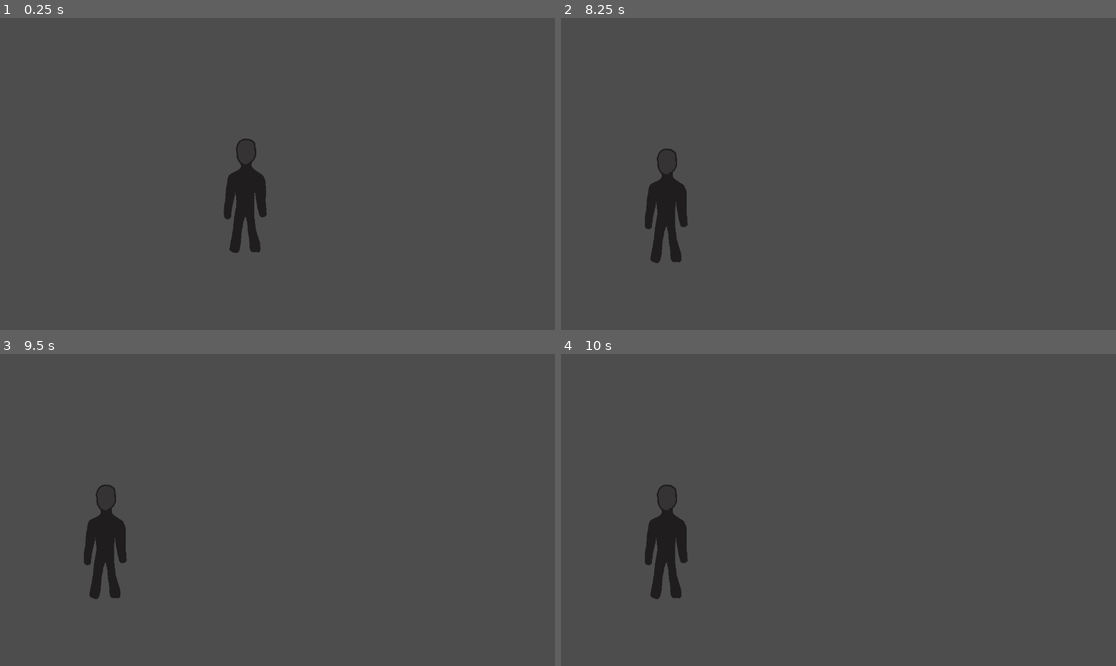
Above: before the commit, frames 1-4 (two rows, left to right).
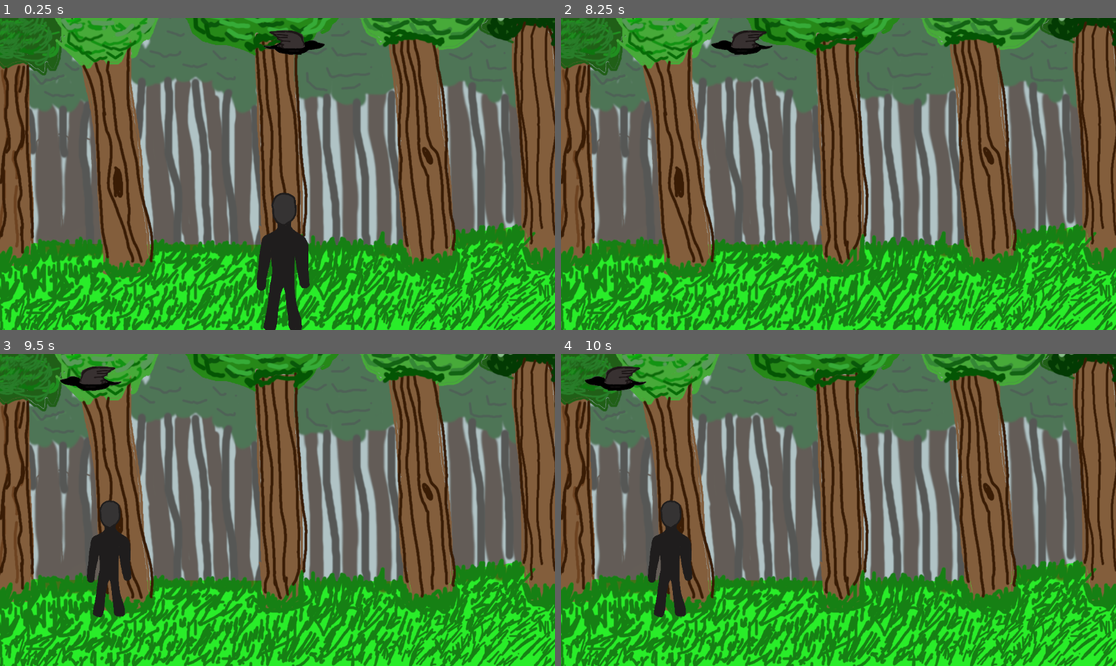
Above: after the commit, the same moments.

Repository: rolandbeni/Szakdolgozat
Game: Godot game, scene res://bg/field.tscn
The game is run twice, just before and just after one commit, with the same random seed, the same clock (stepped at 60 frames per second) and the same inputs. Before the commit the project starts from res://field.tscn.
Inputs (mouse positions are in pixels of both pictures, inside the frame that each line leads up to):
- Up to frame 1 (0.25 s): no input
- Up to frame 2 (8.25 s): move the mouse to (960, 158) at 0.52 s; press the mouse at (960, 158) at 0.53 s; move the mouse to (727, 189) at 1.27 s; release the mouse at (727, 189) at 1.28 s; click (727, 189) at 1.35 s; move the mouse to (894, 105) at 2.02 s; press the mouse at (894, 105) at 2.03 s; move the mouse to (810, 236) at 2.77 s; release the mouse at (810, 236) at 2.78 s; click (810, 236) at 2.85 s; move the mouse to (1005, 220) at 3.52 s; press the mouse at (1005, 220) at 3.53 s; move the mouse to (672, 127) at 4.27 s; release the mouse at (672, 127) at 4.28 s; click (672, 127) at 4.35 s; move the mouse to (866, 174) at 5.02 s; press the mouse at (866, 174) at 5.03 s; move the mouse to (755, 96) at 5.77 s; release the mouse at (755, 96) at 5.78 s; click (755, 96) at 5.85 s; move the mouse to (960, 158) at 6.52 s; press the mouse at (960, 158) at 6.53 s; move the mouse to (727, 189) at 7.27 s; release the mouse at (727, 189) at 7.28 s; click (727, 189) at 7.35 s; move the mouse to (894, 105) at 8.02 s; press the mouse at (894, 105) at 8.03 s
- Up to frame 3 (9.5 s): move the mouse to (249, 572) at 8.77 s; release the mouse at (249, 572) at 8.78 s; click (249, 572) at 8.85 s
- Up to frame 4 (10 s): move the mouse to (1005, 556) at 9.52 s; press the mouse at (1005, 556) at 9.53 s

The runs differ from the first frame. In frame 1, 80% of the frame differs, in the area x 0-100%, y 0-100%; in frame 2, 80%; in frame 3, 79%; in frame 4, 79%.

Commit message:
Finishing the movement of the enemy, and the raven. Now they are disappearing when we click on them, and the are capable to respawn

Diff:
--- /dev/null
+++ b/bg/field.tscn
@@ -0,0 +1,49 @@
+[gd_scene load_steps=8 format=3 uid="uid://fqoqjdeja4bx"]
+
+[ext_resource type="PackedScene" uid="uid://d3iw73ecjmg5f" path="res://enemy/enemy.tscn" id="1_6mh68"]
+[ext_resource type="PackedScene" uid="uid://dp0jgbpcx718k" path="res://raven/raven.tscn" id="2_o8us7"]
+[ext_resource type="Texture2D" uid="uid://dblnapn30e6qh" path="res://bg/háttérgodot.png" id="3_gueja"]
+
+[sub_resource type="RectangleShape2D" id="RectangleShape2D_kk5dd"]
+size = Vector2(1178, 20)
+
+[sub_resource type="RectangleShape2D" id="RectangleShape2D_hw0rv"]
+size = Vector2(1171.5, 19)
+
+[sub_resource type="RectangleShape2D" id="RectangleShape2D_0w1np"]
+size = Vector2(26, 624)
+
+[sub_resource type="RectangleShape2D" id="RectangleShape2D_gqm24"]
+size = Vector2(26, 624)
+
+[node name="field" type="Node2D"]
+
+[node name="TextureRect" type="TextureRect" parent="."]
+offset_left = -17.0
+offset_top = -10.0
+offset_right = 1180.0
+offset_bottom = 652.0
+texture = ExtResource("3_gueja")
+expand_mode = 2
+
+[node name="walls" type="StaticBody2D" parent="."]
+
+[node name="top" type="CollisionShape2D" parent="walls"]
+position = Vector2(579, 0)
+shape = SubResource("RectangleShape2D_kk5dd")
+
+[node name="bot" type="CollisionShape2D" parent="walls"]
+position = Vector2(578.25, 643.5)
+shape = SubResource("RectangleShape2D_hw0rv")
+
+[node name="left" type="CollisionShape2D" parent="walls"]
+position = Vector2(-3, 320)
+shape = SubResource("RectangleShape2D_0w1np")
+
+[node name="right" type="CollisionShape2D" parent="walls"]
+position = Vector2(1163, 320)
+shape = SubResource("RectangleShape2D_gqm24")
+
+[node name="enemy" parent="." instance=ExtResource("1_6mh68")]
+
+[node name="raven" parent="." instance=ExtResource("2_o8us7")]
--- /dev/null
+++ b/enemy/enemy.tscn
@@ -0,0 +1,23 @@
+[gd_scene load_steps=4 format=3 uid="uid://d3iw73ecjmg5f"]
+
+[ext_resource type="Script" path="res://enemy/enemys.gd" id="1_28vvb"]
+[ext_resource type="Texture2D" uid="uid://c2nu0c11mx3i6" path="res://enemy/enemy.png" id="2_pgg8e"]
+
+[sub_resource type="RectangleShape2D" id="RectangleShape2D_dbyc3"]
+size = Vector2(101, 250.5)
+
+[node name="enemy" type="CharacterBody2D"]
+script = ExtResource("1_28vvb")
+
+[node name="Sprite2D" type="Sprite2D" parent="."]
+position = Vector2(593, 405)
+scale = Vector2(0.25, 0.254)
+texture = ExtResource("2_pgg8e")
+
+[node name="CollisionShape2D" type="CollisionShape2D" parent="."]
+position = Vector2(596.5, 402.75)
+shape = SubResource("RectangleShape2D_dbyc3")
+
+[connection signal="input_event" from="." to="." method="_on_input_event"]
+[connection signal="mouse_entered" from="." to="." method="_on_mouse_entered"]
+[connection signal="mouse_shape_entered" from="." to="." method="_on_mouse_shape_entered"]
--- /dev/null
+++ b/enemy/enemys.gd
@@ -0,0 +1,52 @@
+extends CharacterBody2D
+
+@onready var enemy = $Sprite2D
+var timer = 0
+var appear_time = 3
+var invisible_duration = 1.5
+var is_visible = true
+
+
+func _ready():
+
+	input_pickable=true
+	enemy.position= Vector2(randf_range(150, get_viewport_rect().size.x-150),
+	randf_range(400,600))
+	enemy.scale=Vector2(0.002+enemy.position.y*0.0006, 0.002+enemy.position.y*0.0006)
+	timer = appear_time
+	pass
+
+func _process(delta):
+
+
+	if is_visible:
+		timer -= delta
+		if timer <= 0:
+			hide_enemy()
+
+	else:
+		timer-=delta
+		if timer<=0:
+			respawn_enemy()
+
+
+func respawn_enemy():
+	enemy.position= Vector2(randf_range(150, get_viewport_rect().size.x-150), randf_range(400, 600))
+	enemy.scale=Vector2(0.002+enemy.position.y*0.0006, 0.002+enemy.position.y*0.0006)
+	timer = appear_time
+	is_visible=true
+	show()
+
+
+
+func _input(event):
+	if event.is_action_pressed("shoot"):
+		var mouse_position = get_global_mouse_position()
+		var enemy_rect = enemy.get_rect()
+		if enemy_rect.has_point(enemy.to_local(mouse_position)):
+			hide_enemy()
+
+func hide_enemy():
+	is_visible = false
+	timer=invisible_duration
+	hide()
--- /dev/null
+++ b/gun.gd
@@ -0,0 +1,11 @@
+extends Node
+
+
+# Called when the node enters the scene tree for the first time.
+func _ready():
+	pass # Replace with function body.
+
+
+# Called every frame. 'delta' is the elapsed time since the previous frame.
+func _process(delta):
+	pass
--- /dev/null
+++ b/gun_ammo.tscn
@@ -0,0 +1,6 @@
+[gd_scene load_steps=2 format=3 uid="uid://c70rlu5x64uyp"]
+
+[ext_resource type="Script" path="res://gun.gd" id="1_wtxjo"]
+
+[node name="Node" type="Node"]
+script = ExtResource("1_wtxjo")
--- a/project.godot
+++ b/project.godot
@@ -11,6 +11,18 @@
 [application]
 
 config/name="Shooting_game"
-run/main_scene="res://field.tscn"
+run/main_scene="res://bg/field.tscn"
 config/features=PackedStringArray("4.2", "Forward Plus")
 config/icon="res://icon.svg"
+
+[autoload]
+
+Gun="*res://gun.gd"
+
+[input]
+
+shoot={
+"deadzone": 0.5,
+"events": [Object(InputEventMouseButton,"resource_local_to_scene":false,"resource_name":"","device":-1,"window_id":0,"alt_pressed":false,"shift_pressed":false,"ctrl_pressed":false,"meta_pressed":false,"button_mask":0,"position":Vector2(0, 0),"global_position":Vector2(0, 0),"factor":1.0,"button_index":1,"canceled":false,"pressed":false,"double_click":false,"script":null)
+]
+}
--- /dev/null
+++ b/raven/raven.gd
@@ -0,0 +1,41 @@
+extends CharacterBody2D
+
+var speed:float = 150
+@onready var raven=$AnimatedSprite2D
+var is_visible = true
+var timer = 0
+var invisible_duration = 1.5
+
+func _ready():
+	input_pickable=true
+	velocity.x=speed
+
+func _process(delta):
+
+	var col=move_and_collide(velocity * delta)
+	if col:
+		velocity.x*=-1
+	check_direction()
+	if !is_visible:
+		timer-=delta
+		if timer<=0:
+			show()
+			is_visible=true
+
+func check_direction():
+	if velocity.x<0:
+		raven.flip_h=true
+	else:
+		raven.flip_h=false
+
+
+
+func _on_input_event(viewport, event, shape_idx):
+	if event.is_action_pressed("shoot"):
+		hide()
+		is_visible=false
+		timer=invisible_duration
+		if velocity.x<0:
+			velocity.x-=50
+		else:
+			velocity.x+=50
--- /dev/null
+++ b/raven/raven.tscn
@@ -0,0 +1,44 @@
+[gd_scene load_steps=6 format=3 uid="uid://dp0jgbpcx718k"]
+
+[ext_resource type="Script" path="res://raven/raven.gd" id="1_vt2k4"]
+[ext_resource type="Texture2D" uid="uid://cgu488mgnft6b" path="res://raven/hollo.png" id="2_e4k0l"]
+[ext_resource type="Texture2D" uid="uid://dld1npb1dq2b2" path="res://raven/hollo2.png" id="3_w1lsh"]
+
+[sub_resource type="SpriteFrames" id="SpriteFrames_r46v3"]
+animations = [{
+"frames": [],
+"loop": true,
+"name": &"default",
+"speed": 5.0
+}, {
+"frames": [{
+"duration": 1.0,
+"texture": ExtResource("3_w1lsh")
+}, {
+"duration": 1.0,
+"texture": ExtResource("2_e4k0l")
+}],
+"loop": true,
+"name": &"fly",
+"speed": 5.0
+}]
+
+[sub_resource type="RectangleShape2D" id="RectangleShape2D_p42v5"]
+size = Vector2(635, 185)
+
+[node name="raven" type="CharacterBody2D"]
+script = ExtResource("1_vt2k4")
+
+[node name="AnimatedSprite2D" type="AnimatedSprite2D" parent="."]
+position = Vector2(576, 79)
+scale = Vector2(0.2, 0.2)
+sprite_frames = SubResource("SpriteFrames_r46v3")
+animation = &"fly"
+autoplay = "fly"
+
+[node name="CollisionShape2D" type="CollisionShape2D" parent="."]
+position = Vector2(570, 57)
+scale = Vector2(0.2, 0.2)
+shape = SubResource("RectangleShape2D_p42v5")
+
+[connection signal="input_event" from="." to="." method="_on_input_event"]
Binary file added: bg/háttérgodot.png
Not shown, added: bg/háttérgodot.png.import
Binary file added: enemy/enemy.png
Not shown, added: enemy/enemy.png.import
Binary file added: raven/hollo.png
Not shown, added: raven/hollo.png.import
Binary file added: raven/hollo2.png
Not shown, added: raven/hollo2.png.import
